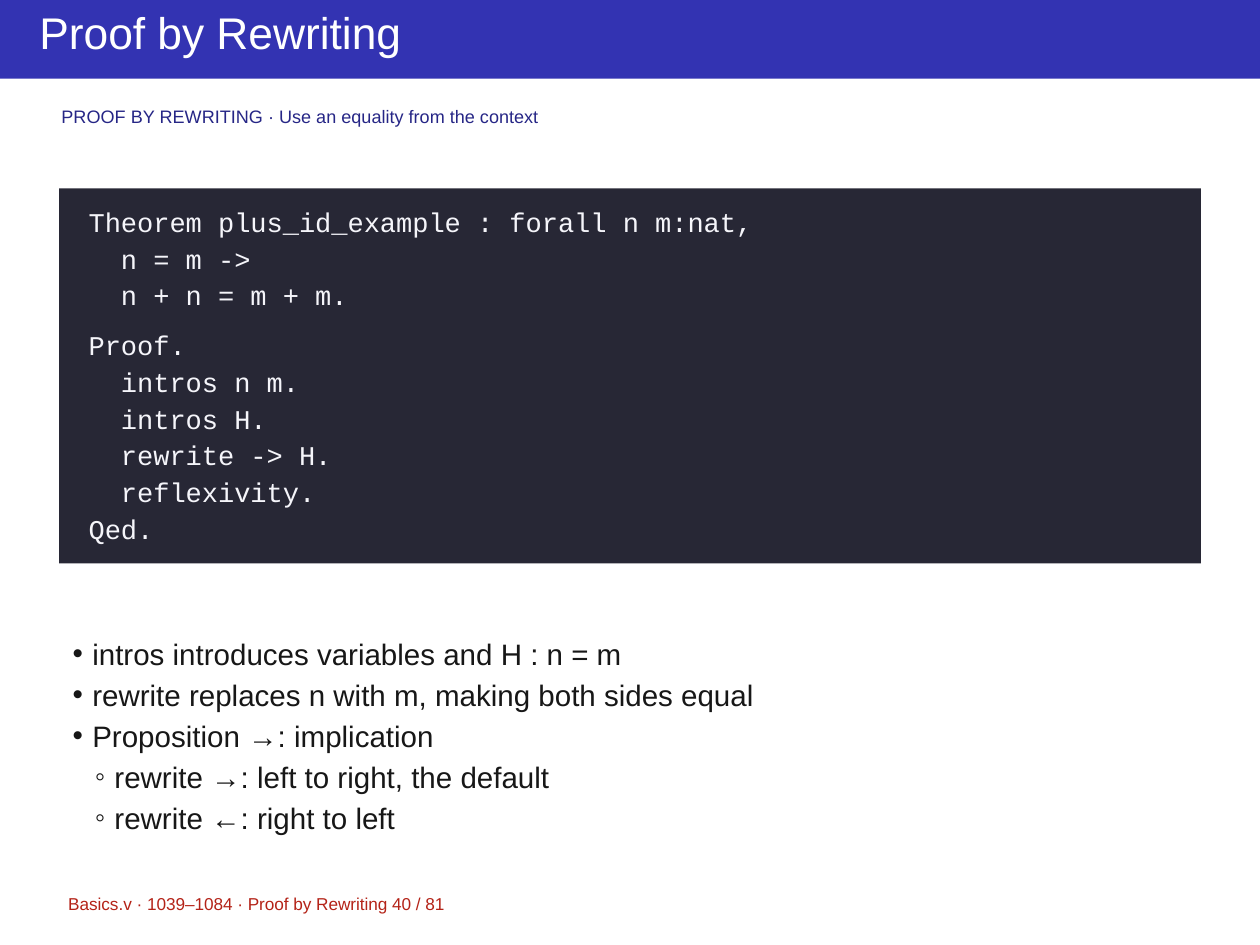
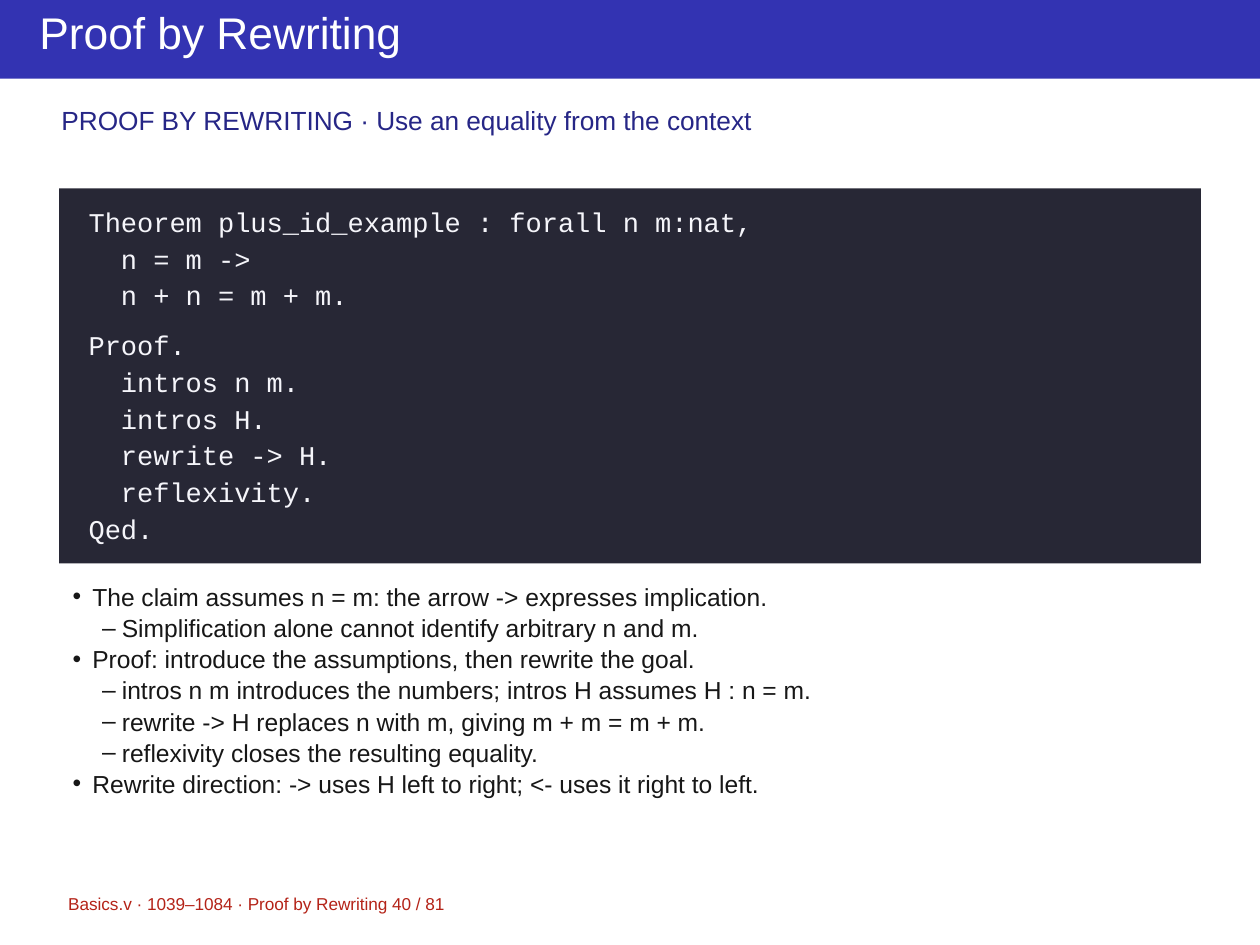
Before and after one commit to yuanruizhang5a/ppt-master, a slide deck: slide 40 of projects/course-rocq/Basics-2.pptx. Drawn at 1260x945 pixels with LibreOffice and Linux fonts; fonts in the diff are those of the drawing. Boxes give left, top, right and bottom in pixels: in the first picture for what was removed or moved away, otherwise in the second. Text is boxed around its words. In the diff, an @@ line names an element or a change of style, - is before the commit and + after.

```diff
--- a/projects/course-rocq/Basics-2.pptx
+++ b/projects/course-rocq/Basics-2.pptx
@@ text "PROOF BY REWRITING · Use ..." at [61, 111, 751, 136]: size 11 to 16 pt; line spacing 12.1pt to 17.6pt @@
@@ text at [92, 588, 811, 798]: text changed; size 18 to 15 pt @@
-• intros introduces variables and H : n = m
-• rewrite replaces n with m, making both sides equal
-• Proposition →: implication
-  ◦ rewrite →: left to right, the default
-  ◦ rewrite ←: right to left
+• The claim assumes n = m: the arrow -> expresses implication.
+  – Simplification alone cannot identify arbitrary n and m.
+• Proof: introduce the assumptions, then rewrite the goal.
+  – intros n m introduces the numbers; intros H assumes H : n = m.
+  – rewrite -> H replaces n with m, giving m + m = m + m.
+  – reflexivity closes the resulting equality.
+• Rewrite direction: -> uses H left to right; <- uses it right to left.
```
Also in this commit, not shown: 80 other slides changed, 7 other files.
